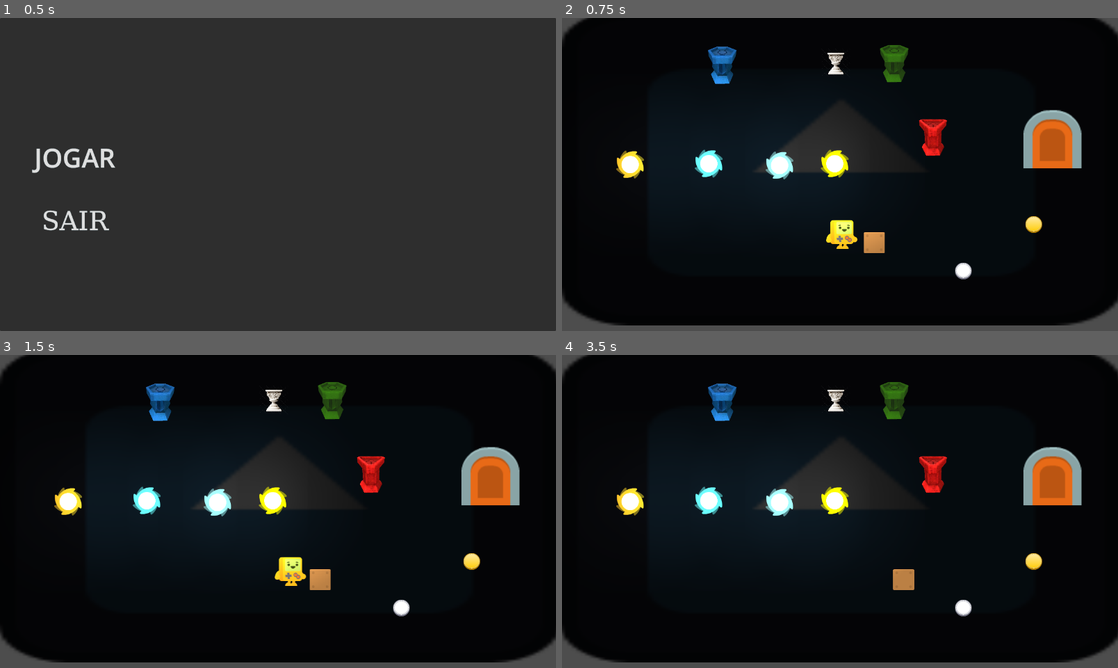
Above: before the commit, frames 1-4 (two rows, left to right).
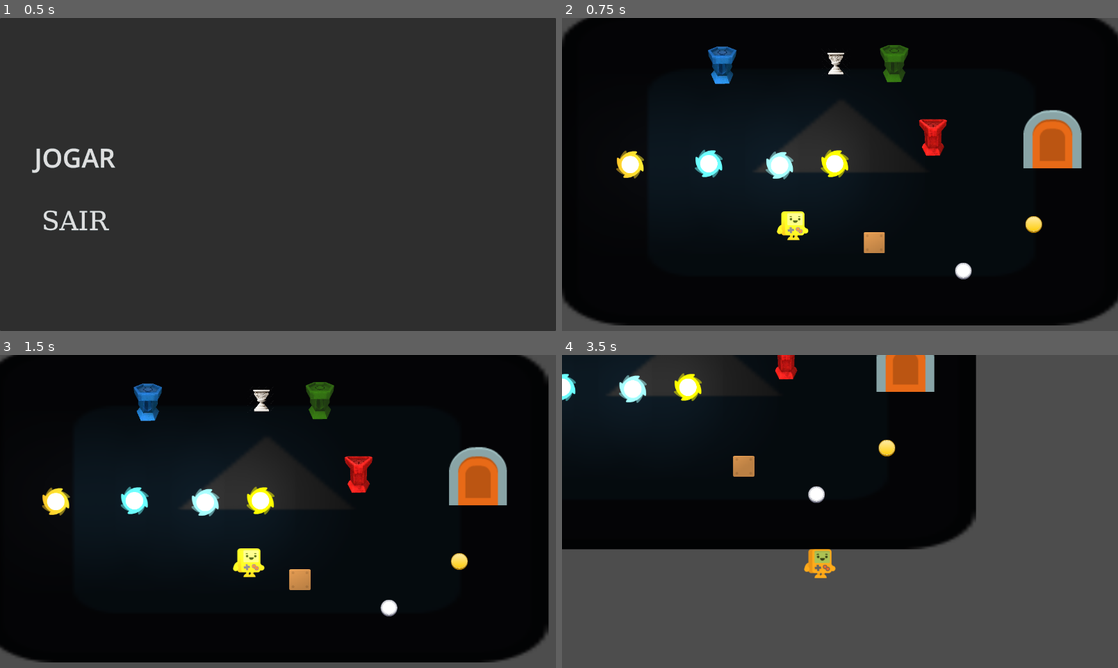
Above: after the commit, the same moments.

Repository: Blackjack10114/jogo-escuro
Game: Godot game, scene res://Scenes/MenuPrincipal.tscn
The game is run twice, just before and just after one commit, with the same random seed, the same clock (stepped at 60 frames per second) and the same inputs. The engine's default icon, where the game draws it, is replaced by a stand-in: a white triangle on a blue panel in a dark square.
Inputs (mouse positions are in pixels of both pictures, inside the frame that each line leads up to):
- Up to frame 1 (0.5 s): no input
- Up to frame 2 (0.75 s): click "JOGAR" at 0.5 s
- Up to frame 3 (1.5 s): tap Enter (ui_accept) at 1.25 s; move the mouse to (400, 495) at 1.27 s; hold Right (ui_right) from 1.28 s (still down)
- Up to frame 4 (3.5 s): tap Enter (ui_accept) at 1.52, 2.27 s; move the mouse to (728, 527) at 2.02 s; release Right (ui_right) at 2.03 s; hold Down (ui_down) 2.03-2.78 s; move the mouse to (895, 442) at 2.77 s; hold Right (ui_right) from 2.78 s (still down)

Frame 1 is identical in both runs. In frame 2, 0.8% of the frame differs, in the area x 38-54%, y 61-74%; in frame 3, 9.5%; in frame 4, 67%, in the area x 0-100%, y 0-99%.

Commit message:
feat: Camera segue o player

Diff:
--- a/Objetos/Player.tscn
+++ b/Objetos/Player.tscn
@@ -1,19 +1,18 @@
-[gd_scene format=3 uid="uid://bwrnn1c1hv5cm"]
+[gd_scene format=3 uid="uid://bnochl5h3vfiq"]
 
-[ext_resource type="Texture2D" uid="uid://bhr62lfx5ciqv" path="res://Sprites/Placeholders/Player_temp.png" id="1_vhpeo"]
-[ext_resource type="Script" uid="uid://qaat3l4u1de0" path="res://Scripts/Movim_Player.gd" id="2_sqf2x"]
+[ext_resource type="Script" uid="uid://qaat3l4u1de0" path="res://Scripts/Movim_Player.gd" id="1_38l55"]
+[ext_resource type="Texture2D" uid="uid://bhr62lfx5ciqv" path="res://Sprites/Placeholders/Player_temp.png" id="2_1boxf"]
 
 [sub_resource type="RectangleShape2D" id="RectangleShape2D_asluq"]
 size = Vector2(72, 69)
 
-[node name="Player" type="Node2D" unique_id=1558179493]
+[node name="Player" type="CharacterBody2D" unique_id=2102932396]
+script = ExtResource("1_38l55")
+speed = 350.0
 
-[node name="CharacterBody2D" type="CharacterBody2D" parent="." unique_id=402908485]
-script = ExtResource("2_sqf2x")
-
-[node name="CollisionShape2D" type="CollisionShape2D" parent="CharacterBody2D" unique_id=1323632431]
+[node name="CollisionShape2D" type="CollisionShape2D" parent="." unique_id=1240138414]
 position = Vector2(-1, 15.5)
 shape = SubResource("RectangleShape2D_asluq")
 
-[node name="Sprite2D" type="Sprite2D" parent="CharacterBody2D" unique_id=2124380342]
-texture = ExtResource("1_vhpeo")
+[node name="Sprite2D" type="Sprite2D" parent="." unique_id=635550908]
+texture = ExtResource("2_1boxf")
--- a/Scenes/SceneTeste/Hugo.tscn
+++ b/Scenes/SceneTeste/Hugo.tscn
@@ -1,15 +1,10 @@
 [gd_scene format=3 uid="uid://dlapqp3v6jy3a"]
 
-[ext_resource type="PackedScene" uid="uid://bwrnn1c1hv5cm" path="res://Objetos/Player.tscn" id="4_be7ju"]
+[ext_resource type="PackedScene" uid="uid://bnochl5h3vfiq" path="res://Objetos/Player.tscn" id="4_be7ju"]
 [ext_resource type="Texture2D" uid="uid://34eb8j034ct8" path="res://icon.svg" id="5_0pdvv"]
 [ext_resource type="PackedScene" uid="uid://ds4ll71gf0lh7" path="res://Scenes/Puzzles/Puzzle_Prototipo.tscn" id="6_7j15l"]
 
 [node name="Hugo" type="Node2D" unique_id=1085151836]
-
-[node name="Player" parent="." unique_id=1558179493 instance=ExtResource("4_be7ju")]
-position = Vector2(4, 123)
-
-[node name="Camera2D" type="Camera2D" parent="." unique_id=2052623995]
 
 [node name="Fundo" type="Sprite2D" parent="." unique_id=1515978619]
 modulate = Color(0.07683582, 0.07683582, 0.07683582, 1)
@@ -20,3 +15,11 @@
 
 [node name="PuzzlePrototipo" parent="." unique_id=211625197 instance=ExtResource("6_7j15l")]
 position = Vector2(-613, -405)
+
+[node name="Player" parent="." unique_id=2102932396 instance=ExtResource("4_be7ju")]
+position = Vector2(-109, 103)
+speed = 350.0
+
+[node name="Camera2D" type="Camera2D" parent="Player" unique_id=2052623995]
+position = Vector2(109, -103)
+position_smoothing_enabled = true
